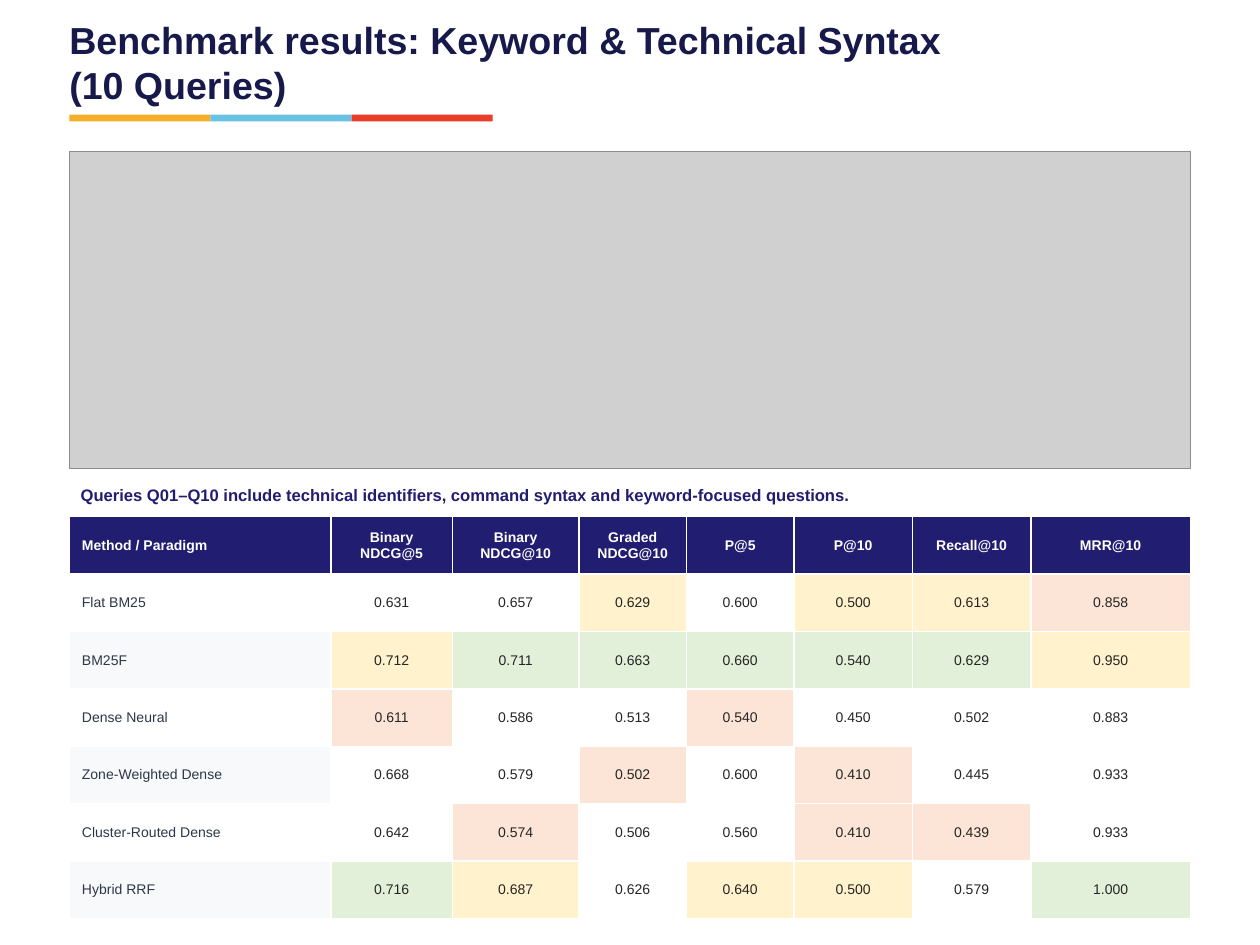
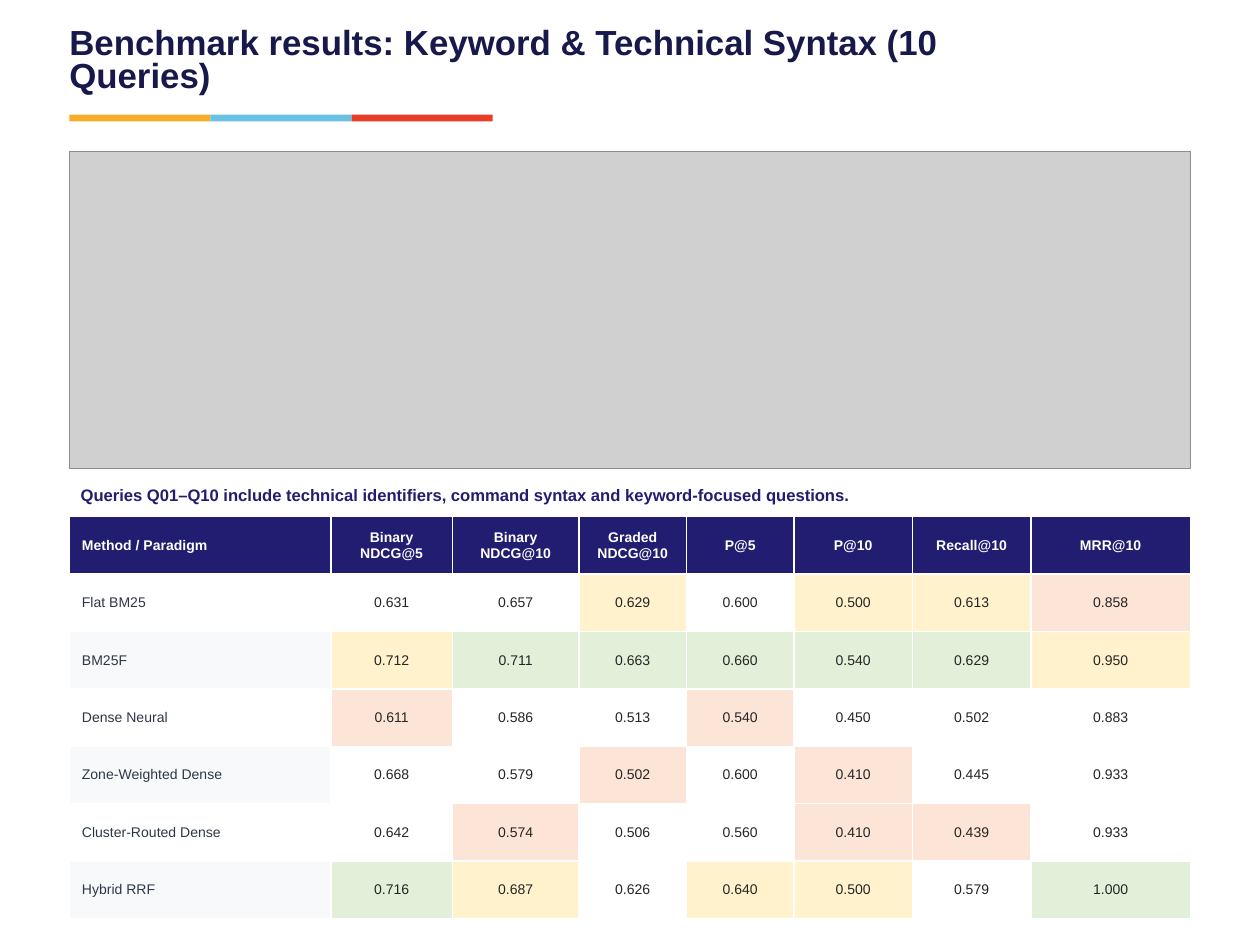
Before and after one commit to vishrutbhushan/ir-benchmark, a slide deck: slide 12 of presentation/Group7_BM25 vs Neural Retrieval on Technical Documents.pptx (slide 13 before the commit). Drawn at 1260x945 pixels with LibreOffice and Linux fonts; fonts in the diff are those of the drawing; grey boxes stand for pictures. Boxes give left, top, right and bottom in pixels: in the first picture for what was removed or moved away, otherwise in the second. Text is boxed around its words. In the diff, an @@ line names an element or a change of style, - is before the commit and + after.

```diff
--- a/presentation/Group7_BM25 vs Neural Retrieval on Technical Documents.pptx
+++ b/presentation/Group7_BM25 vs Neural Retrieval on Technical Documents.pptx
@@ text "Benchmark results: Keyword & Technical ..." at [69,29,937,95]: size 21.5 to 19.9 pt; line spacing 1 to 0.8 @@
```
Also in this commit, not shown: 3 other slides changed, 1 other file.
